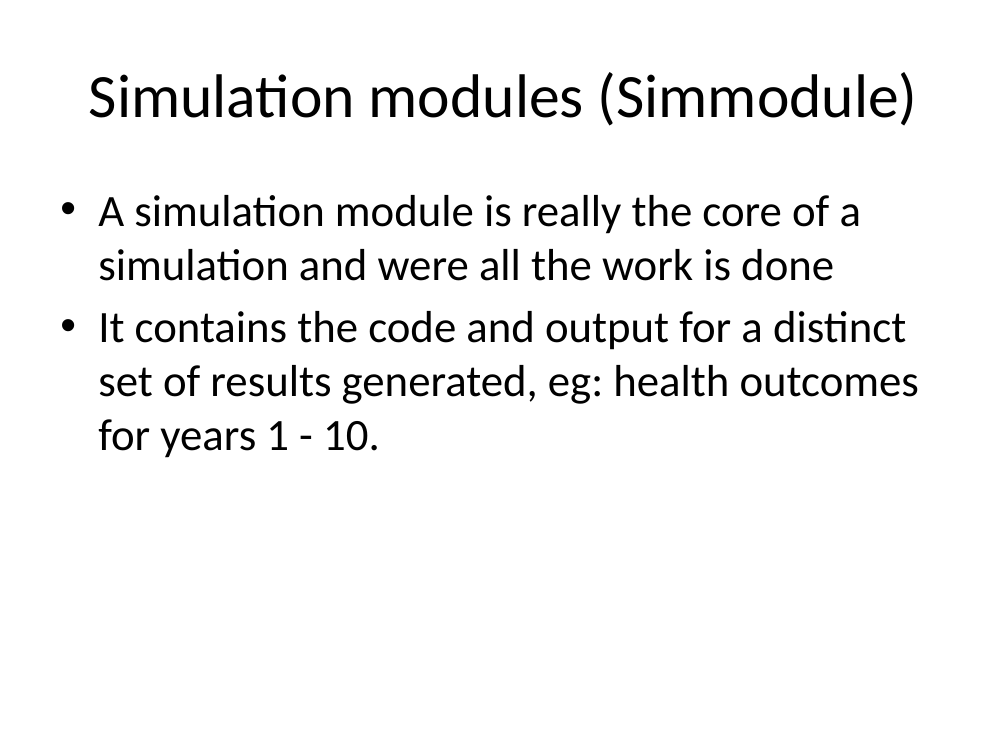
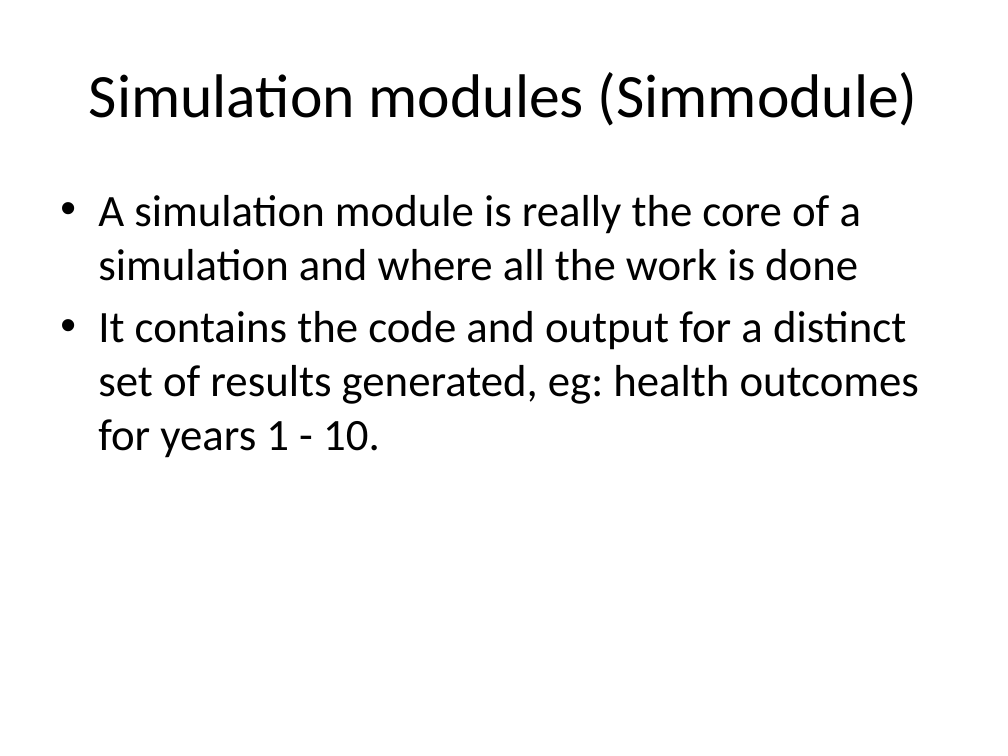
Before and after one commit to compassresearchcentre/simario, a slide deck: slide 12 of src/docs/Simar overview.pptx. Drawn at 1008x756 pixels with LibreOffice and Linux fonts; fonts in the diff are those of the drawing. Boxes give left, top, right and bottom in pixels: in the first picture for what was removed or moved away, otherwise in the second. Text is boxed around its words. In the diff, an @@ line names an element or a change of style, - is before the commit and + after.

```diff
--- a/src/docs/Simar overview.pptx
+++ b/src/docs/Simar overview.pptx
@@ text at [98,195,861,281]: text changed @@
-• A simulation module is really the core of a simulation and were all the work is done
+• A simulation module is really the core of a simulation and where all the work is done
```
Also in this commit, not shown: 5 other slides changed, 11 other files.
